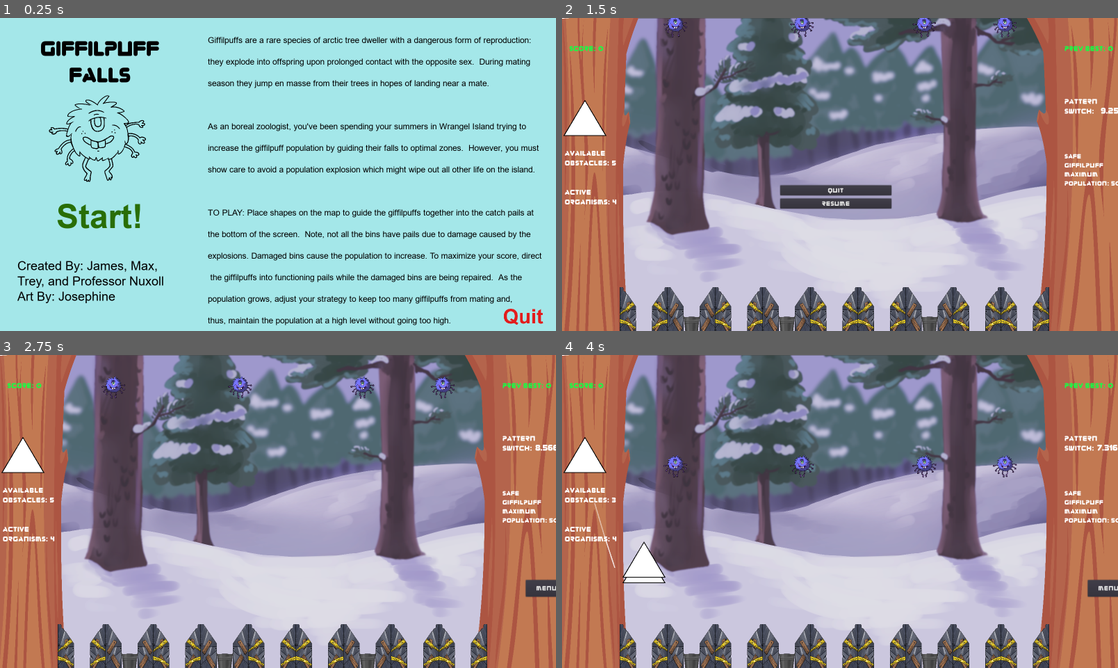
Above: before the commit, frames 1-4 (two rows, left to right).
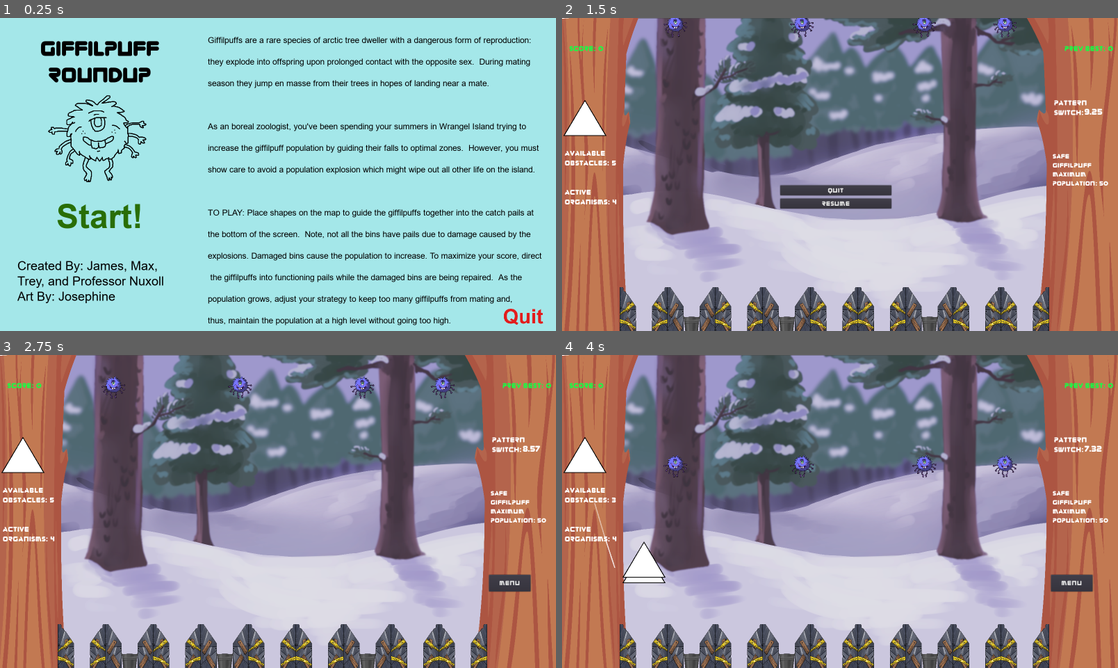
Above: after the commit, the same moments.

Repository: TreyDettmer/UP-Game-Jam-22
Game: Godot game, scene res://Scenes/MainMenu.tscn
Two runs of this game, one before a commit and one after it. Both use one fixed random seed, a clock stepped at 60 frames per second and the inputs below.
Inputs (mouse positions are in pixels of both pictures, inside the frame that each line leads up to):
- Up to frame 1 (0.25 s): no input
- Up to frame 2 (1.5 s): click "Start!" at 0.5 s; click "Menu" at 1.25 s
- Up to frame 3 (2.75 s): click "Resume" at 2 s
- Up to frame 4 (4 s): drag from (584, 470) to (645, 664) at 2.77 s; drag from (584, 470) to (645, 664) at 3.52 s

The runs differ from the first frame. In frame 1, 1.2% of the frame differs, in the area x 8-28%, y 15-53%; in frame 2, 0.7%; in frame 3, 1.4%, in the area x 87-100%, y 25-78%; in frame 4, 1.4%.

Commit message:
change max organism age to 3, updated UI for fullscreen size

Diff:
--- a/Project/Scenes/Main.tscn
+++ b/Project/Scenes/Main.tscn
@@ -51,6 +51,7 @@
 
 [node name="Main" type="Node2D"]
 script = ExtResource( 1 )
+max_organism_age = 3
 min_obstacle_y_value = 650
 
 [node name="Node2D" type="Node2D" parent="."]
@@ -111,10 +112,10 @@
 autostart = true
 
 [node name="PatternSwitchTimer" type="Label" parent="."]
-margin_left = 1540.0
-margin_top = 235.0
-margin_right = 1612.0
-margin_bottom = 299.0
+margin_left = 1493.0
+margin_top = 238.0
+margin_right = 1565.0
+margin_bottom = 302.0
 custom_fonts/font = SubResource( 6 )
 text = "0"
 align = 1
@@ -213,9 +214,9 @@
 organisms:"
 
 [node name="MaxPop" type="Label" parent="UI"]
-margin_left = 1446.0
+margin_left = 1412.0
 margin_top = 386.0
-margin_right = 1610.0
+margin_right = 1576.0
 margin_bottom = 522.0
 custom_fonts/font = SubResource( 8 )
 text = "Safe Giffilpuff  maximum population:"
@@ -402,10 +403,10 @@
 align = 1
 
 [node name="PatternSwitchLabel" type="Label" parent="UI"]
-margin_left = 1446.0
-margin_top = 227.0
-margin_right = 1566.0
-margin_bottom = 308.0
+margin_left = 1416.0
+margin_top = 231.0
+margin_right = 1536.0
+margin_bottom = 312.0
 custom_fonts/font = SubResource( 4 )
 text = "Pattern
 Switch:
--- a/Project/Scenes/MainMenu.tscn
+++ b/Project/Scenes/MainMenu.tscn
@@ -96,7 +96,6 @@
 position = Vector2( 288, 345 )
 scale = Vector2( 0.245, 0.245 )
 frames = SubResource( 4 )
-frame = 1
 playing = true
 
 [node name="ClickSound" type="AudioStreamPlayer" parent="."]
@@ -167,7 +166,7 @@
 margin_bottom = -683.0
 theme = SubResource( 9 )
 custom_colors/font_color = Color( 0, 0, 0, 1 )
-text = "Giffilpuff Falls"
+text = "Giffilpuff Roundup"
 align = 1
 valign = 1
 autowrap = true
--- a/Project/Scenes/OptionsMenu.tscn
+++ b/Project/Scenes/OptionsMenu.tscn
@@ -52,10 +52,10 @@
 text = "Resume"
 
 [node name="MenuButton" type="Button" parent="."]
-margin_left = 960.0
-margin_top = 536.0
-margin_right = 1080.0
-margin_bottom = 584.0
+margin_left = 854.0
+margin_top = 521.0
+margin_right = 974.0
+margin_bottom = 569.0
 custom_fonts/font = SubResource( 1 )
 text = "Menu"
 
--- a/Project/Scripts/Main.gd
+++ b/Project/Scripts/Main.gd
@@ -50,7 +50,7 @@
 	spawn_organisms();
 
 func _process(_delta):
-	$PatternSwitchTimer.set_text(str($BucketTimer.time_left))
+	$PatternSwitchTimer.set_text(str(stepify($BucketTimer.time_left, 0.01 )));
 
 	if  orgs.size() > endGame_populationLimit and !isGameOver:
 		gameOver()
